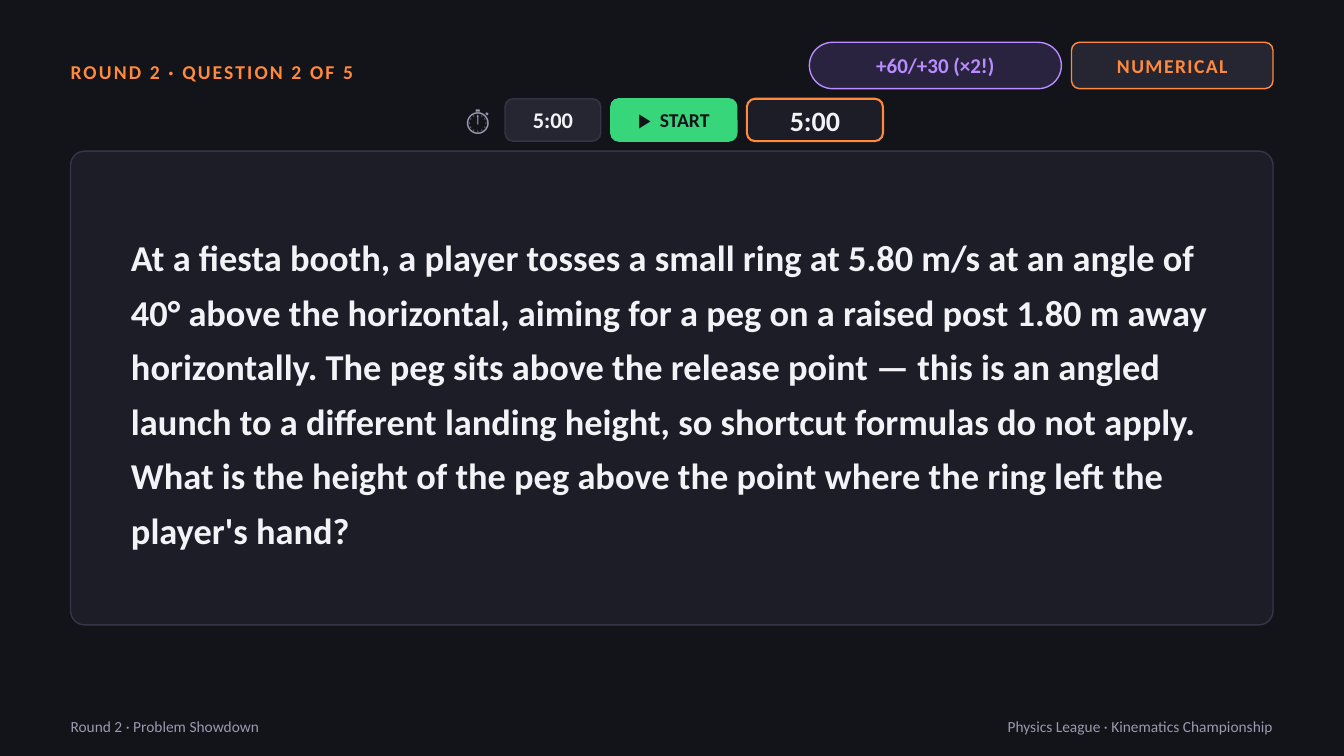
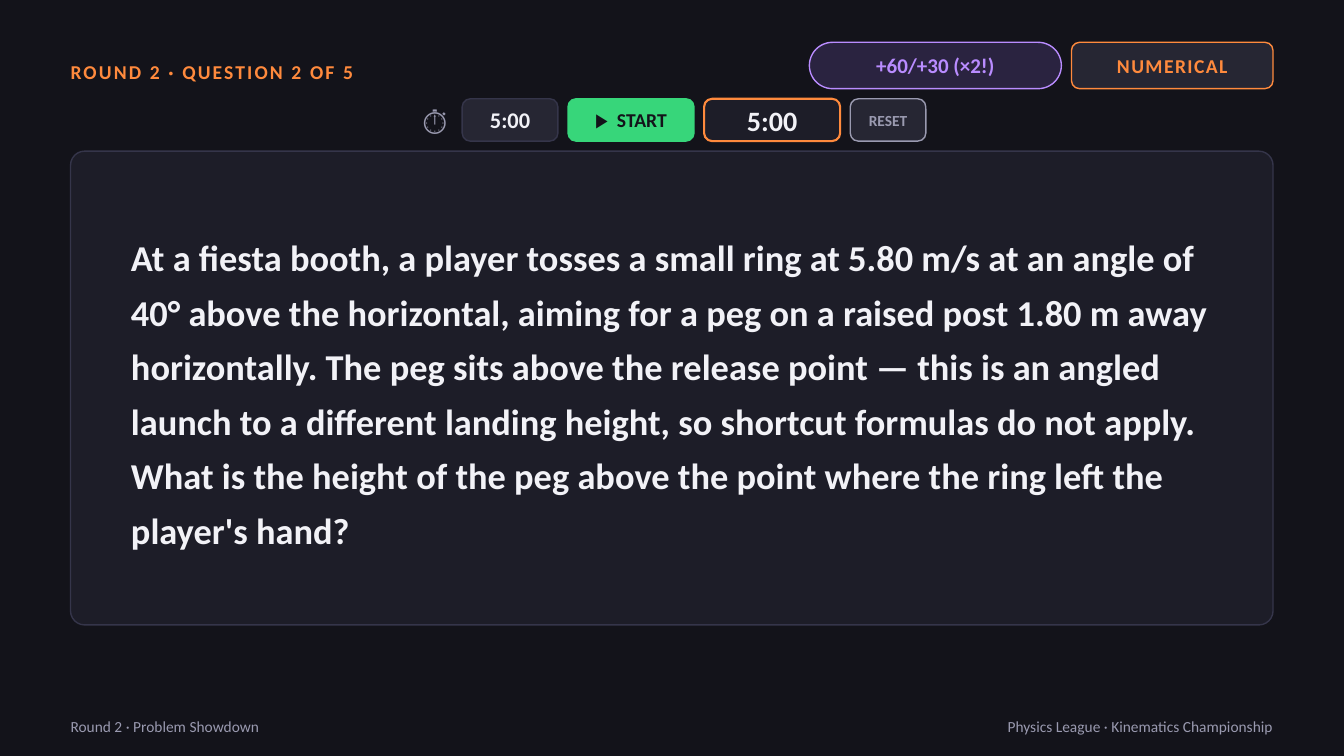
Before and after one commit to lestojas/physics, a slide deck: slide 30 of Physics-League-Kinematics-Championship.pptx. Drawn at 1344x756 pixels with LibreOffice and Linux fonts; fonts in the diff are those of the drawing. Boxes give left, top, right and bottom in pixels: in the first picture for what was removed or moved away, otherwise in the second. Text is boxed around its words. In the diff, an @@ line names an element or a change of style, - is before the commit and + after.

```diff
--- a/Physics-League-Kinematics-Championship.pptx
+++ b/Physics-League-Kinematics-Championship.pptx
@@ 3 texts, 2 rounded rectangles: place and size @@
-3 texts, 2 rounded rectangles at bbox=[461, 99, 737, 141]
+3 texts, 2 rounded rectangles at bbox=[417, 99, 694, 141]
@@ text "5:00": place and size @@
-text "5:00" at bbox=[790, 112, 840, 131]
+text "5:00" at bbox=[747, 112, 797, 131]
@@ rounded rectangle: place and size @@
-rounded rectangle at bbox=[747, 99, 883, 141]
+rounded rectangle at bbox=[705, 99, 841, 141]
@@ rounded rectangle added at bbox=[851, 99, 927, 141], fill #262633, outline #9A9AB0 1 pt @@
@@ text added at bbox=[869, 116, 907, 126], 11 pt, text #9A9AB0, bold @@
+RESET
```
Also in this commit, not shown: 20 other slides changed, 3 other files.
